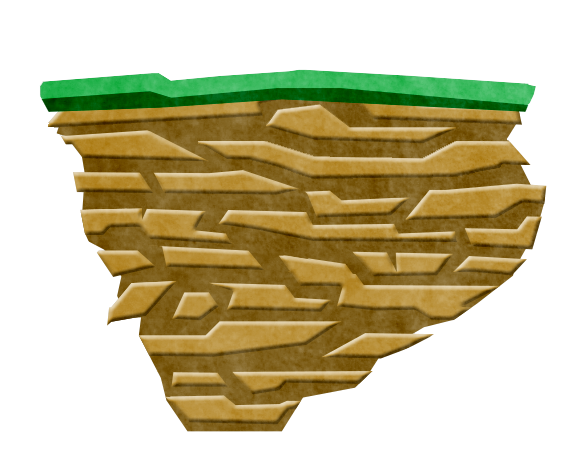
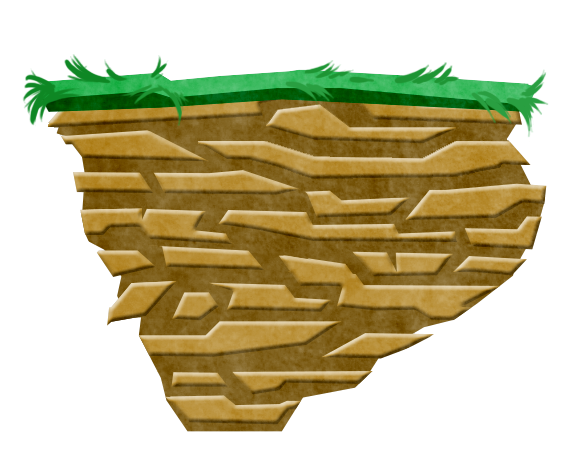
Layer changes from the first w=587, h=476 image to the second:
added layer "Layer 2" above "Layer 1" over [22, 54, 549, 138]
